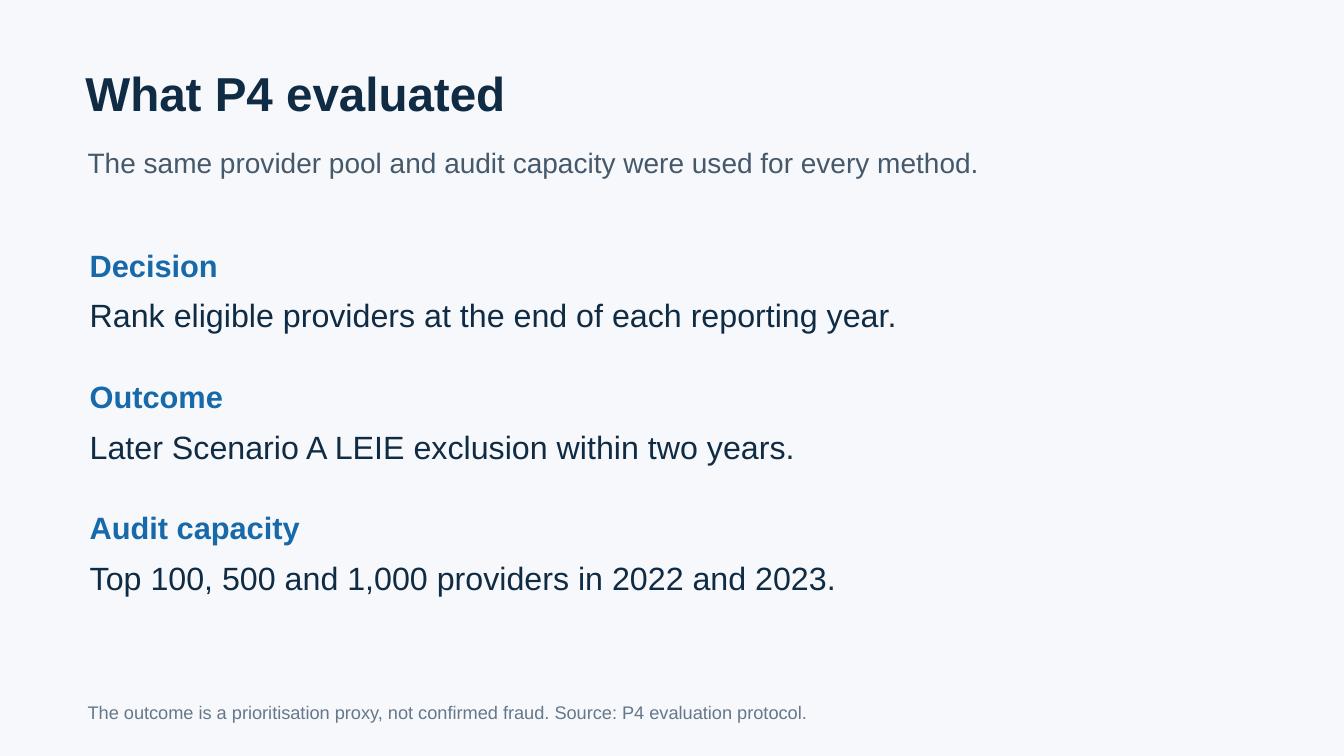
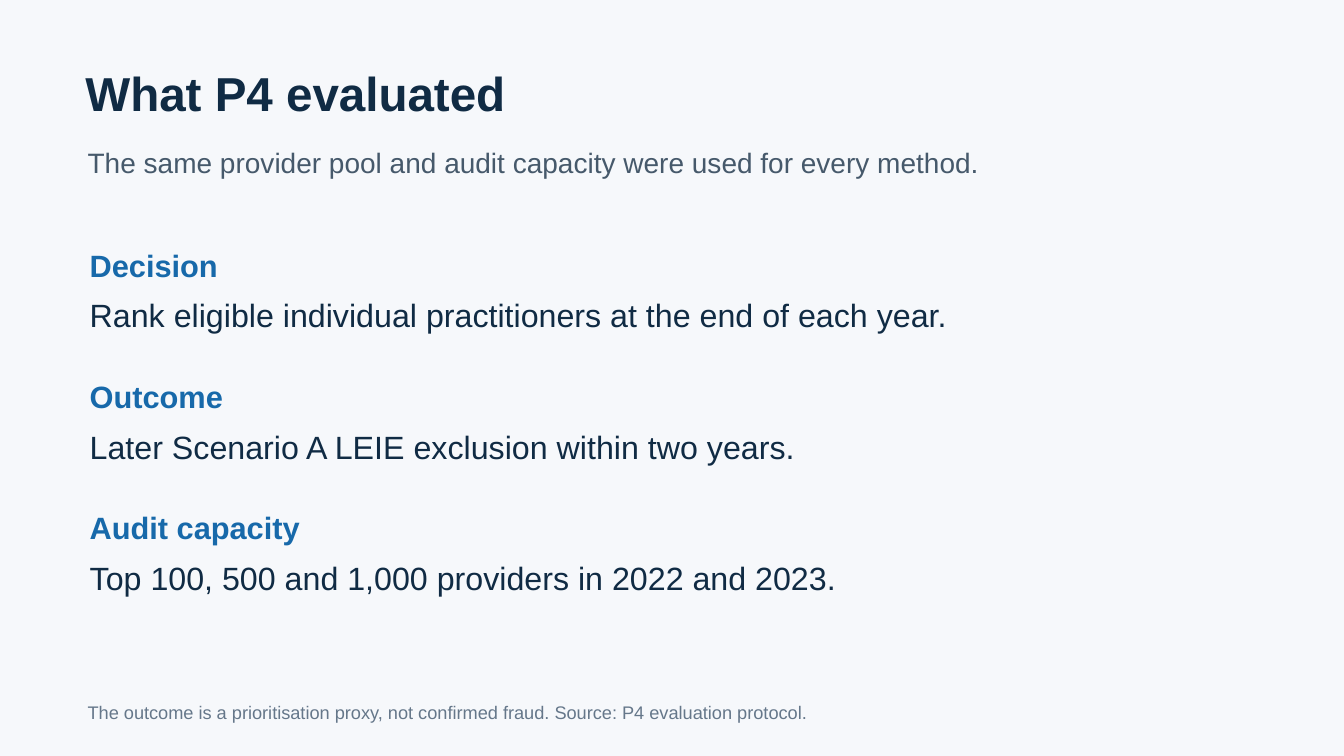
Before and after one commit to 23f2005056/mlba, a slide deck: slide 2 of presentation_figures/FraudLens_P4_Evaluation.pptx. Drawn at 1344x756 pixels with LibreOffice and Linux fonts; fonts in the diff are those of the drawing. Boxes give left, top, right and bottom in pixels: in the first picture for what was removed or moved away, otherwise in the second. Text is boxed around its words. In the diff, an @@ line names an element or a change of style, - is before the commit and + after.

Commit message:
Align P4 evaluation with P1 individual pool

```diff
--- a/presentation_figures/FraudLens_P4_Evaluation.pptx
+++ b/presentation_figures/FraudLens_P4_Evaluation.pptx
@@ text at box(90, 303, 947, 334): text changed @@
-Rank eligible providers at the end of each reporting year.
+Rank eligible individual practitioners at the end of each year.
```
Also in this commit, not shown: 2 other slides changed, 1 slide added, 1 slide removed, 17 other files.
